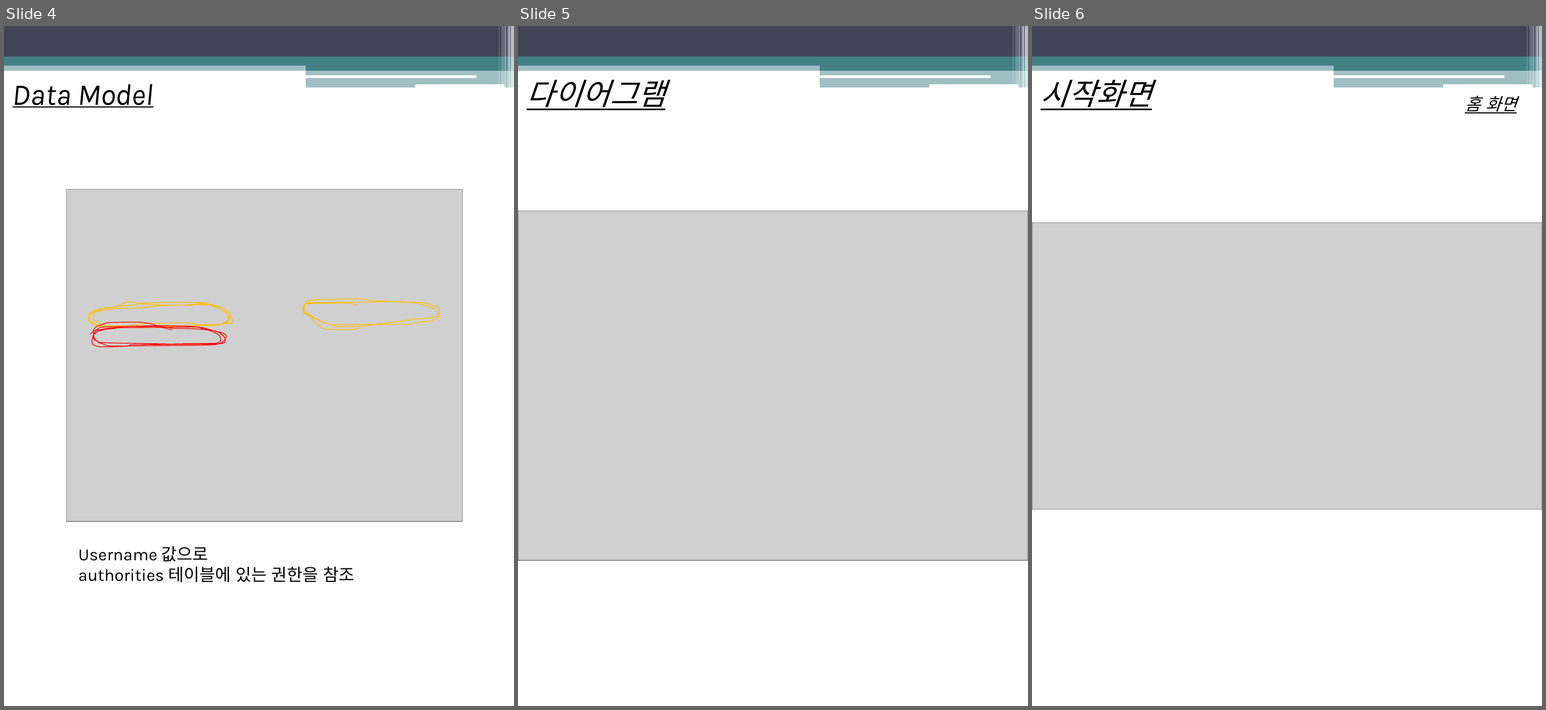
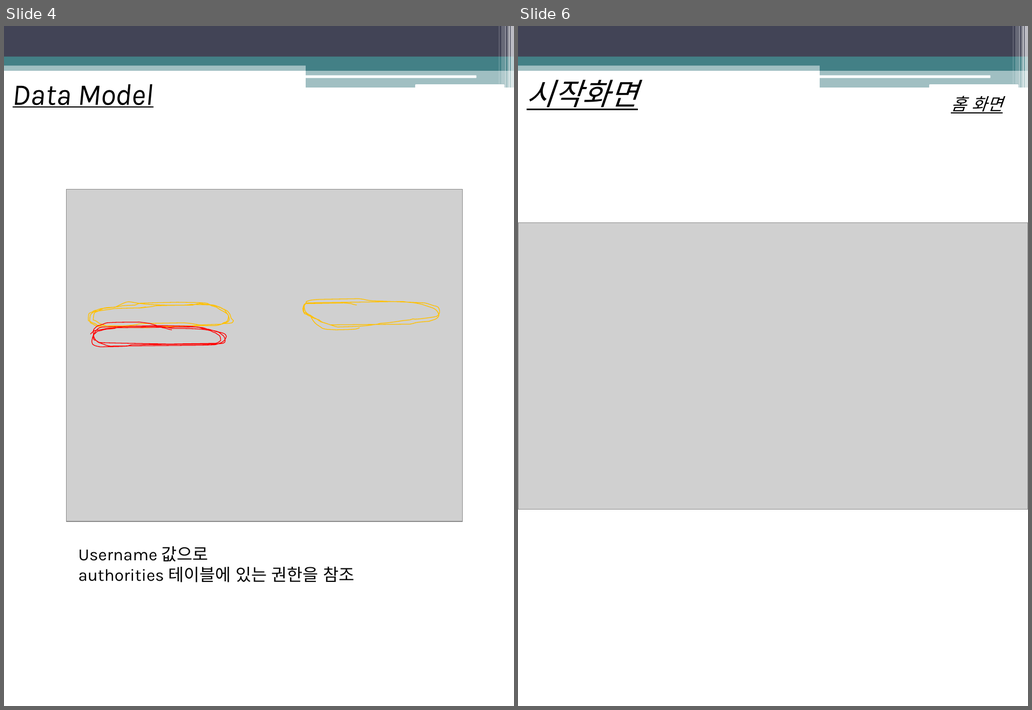
Before and after one commit to atakage/Shop_Project, a slide deck: SpMVC27_SecureV5/spring-security email 인증 가입/ppt.pptx. Shown side by side, each under a label of ours: slides 4, 5 and 6 before the commit, slides 4 and 6 after it; the slides between them are not shown. The pictures are 1546x710 and 1032x710 pixels, drawn with LibreOffice and Linux fonts; fonts in the diff are those of the drawing; grey boxes stand for pictures. Boxes give left, top, right and bottom in pixels: in the first picture for what was removed or moved away, otherwise in the second. Text is boxed around its words. In the diff, an @@ line names an element or a change of style, - is before the commit and + after.

```diff
--- a/SpMVC27_SecureV5/spring-security email 인증 가입/ppt.pptx
+++ b/SpMVC27_SecureV5/spring-security email 인증 가입/ppt.pptx
@@ slide 5 removed at [518,26,1028,706], background #FFFFFF; not listed: 13 template elements that a slide beside it also shows @@
@@ text removed at [527,79,666,110] @@
-다이어그램
@@ picture removed at [518,211,1028,561] @@
```
Also in this commit, not shown: 1 slide added, 2 other files.
